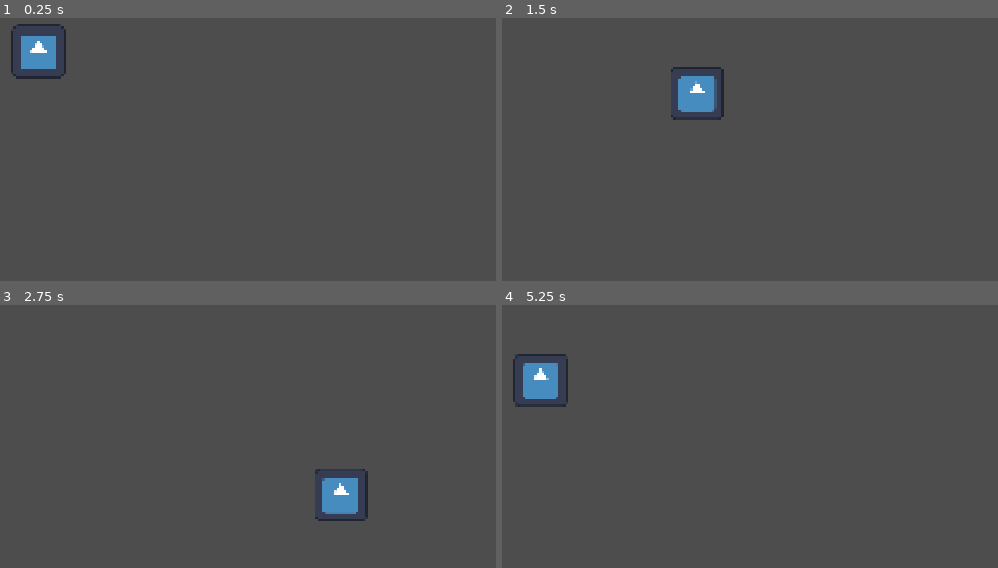
Above: before the commit, frames 1-4 (two rows, left to right).
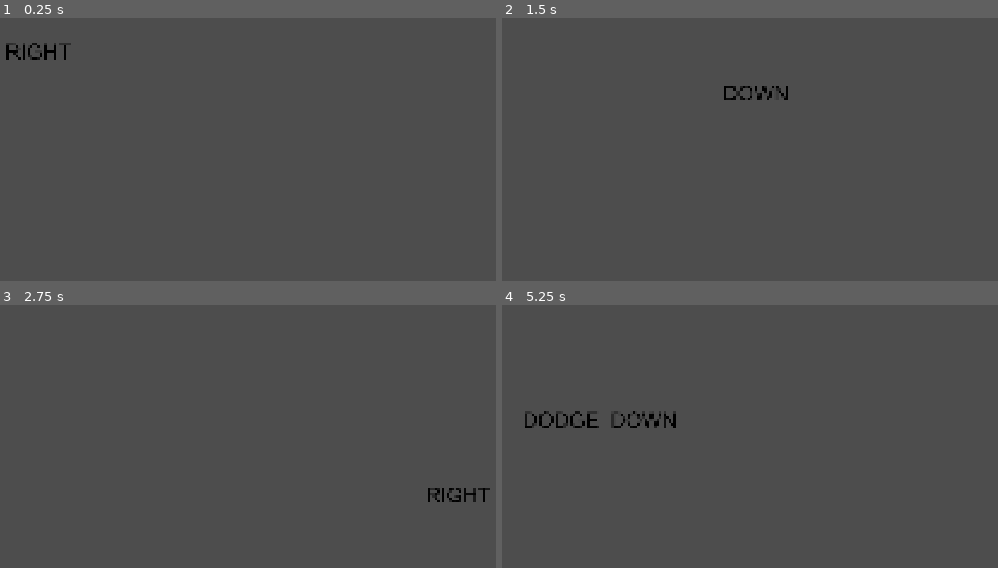
Above: after the commit, the same moments.

Repository: Kuran-002/Project-F
Game: Godot game, scene res://player.tscn
Same seed, same stepped clock (60 frames per second), same inputs: the game is played once before the commit and once after it. The project has no main scene, so this scene is started directly. The engine's default icon, where the game draws it, is replaced by a stand-in: a white triangle on a blue panel in a dark square.
Inputs:
- Up to frame 1 (0.25 s): no input
- Up to frame 2 (1.5 s): tap Enter at 0.5 s; hold D (move_right) 0.53-1.28 s; hold Space (dodge) 0.53-1.28 s; hold S (move_down) from 1.28 s (still down); tap Space (dodge) at 1.35 s
- Up to frame 3 (2.75 s): release S (move_down) at 2.03 s; hold D (move_right) from 2.03 s (still down); hold Space (dodge) from 2.03 s (still down)
- Up to frame 4 (5.25 s): release D (move_right) at 2.78 s; release Space (dodge) at 2.78 s; hold W (move_up) 2.78-3.53 s; tap Space (dodge) at 2.85, 4.35 s; hold Space (dodge) 3.53-4.28 s; hold A (move_left) 3.53-5.03 s; hold S (move_down) from 5.03 s (still down); hold Space (dodge) from 5.03 s (still down)

The runs differ from the first frame. In frame 1, 1.3% of the frame differs, in the area x 1-15%, y 2-24%; in frame 2, 1.6%; in frame 3, 1.5%; in frame 4, 2.0%, in the area x 2-36%, y 18-47%.

Commit message:
Implemented dodge movement and animations

Diff:
--- a/player.gd
+++ b/player.gd
@@ -1,12 +1,23 @@
 extends Area2D
 
-# Array of the names of the different direction animations
-const animations:Array = ["right", "up_right", "up", "up_left",
-						  "left", "down_left", "down", "down_right"]
+#		y	-1			0			1
+# x
+# -1    up_left			left		down_left
+# 0 	up				idle(right) down
+# 1     up_right 		right 		down_right
+const DIRECTIONS:Array[Array] = [
+["up_left", "left", "down_left"],
+["up", "right", "down"],
+["up_right", "right", "down_right"]]
 
-@export var move_speed:int = 500	# Move speed of player (px/s)
+const MOVE_SPEED:float = 500.0		# Move speed of player (px/s)
+const DODGE_MULT:float = 2 		# Speed mult by dodge
+
 var screen_size:Vector2				# Bounds for player movement
 var health:int = 100				# Player health
+var can_dodge:bool = true 			# Whether player can dodge
+var is_dodging:bool = false 		# Whether the player is dodging
+var velocity:Vector2 = Vector2.ZERO # Velocity vector of player
 
 # Places the player at a given starting position
 # pos -> starting position given as vector
@@ -15,36 +26,52 @@
 	show()
 	$CollisionShape2D.disabled = false
 
+# Keeps the player dodging for a certain amount of time
+func _on_dodge_timer_timeout() -> void:
+	is_dodging = false
+	$CollisionShape2D.disabled = false
+	$DodgeInterval.start()
+
+# Resets can_dodge flag once interval has ended
+func _on_dodge_interval_timeout() -> void:
+	can_dodge = true
+
 func _ready() -> void:
 	screen_size = get_viewport_rect().size
 	start(Vector2(400, 400)) # TODO: REMOVE THIS
 
 func _process(delta: float) -> void:
-	# Movement Controls
-	# setting velocity vector
-	var velocity:Vector2 = Vector2.ZERO
-	if Input.is_action_pressed("move_up"):
-		velocity.y -= 1
-	if Input.is_action_pressed("move_down"):
-		velocity.y += 1
-	if Input.is_action_pressed("move_left"):
-		velocity.x -= 1
-	if Input.is_action_pressed("move_right"):
-		velocity.x += 1
+	# setting velocity vector (only if not dodging)
+	if (!is_dodging):
+		velocity = Vector2.ZERO
+		if Input.is_action_pressed("move_up"):
+			velocity.y -= 1
+		if Input.is_action_pressed("move_down"):
+			velocity.y += 1
+		if Input.is_action_pressed("move_left"):
+			velocity.x -= 1
+		if Input.is_action_pressed("move_right"):
+			velocity.x += 1
+		# Adjust sprite based on direction moving
+		$AnimatedSprite2D.animation = DIRECTIONS[velocity.x + 1][velocity.y + 1]
 
 	# normalize and adjust velocity
 	if (velocity.length() > 0):
-		velocity = velocity.normalized() * move_speed
+		velocity = velocity.normalized() * MOVE_SPEED
 		$AnimatedSprite2D.play()
 	else:
 		$AnimatedSprite2D.stop()
 
-	# Adjust sprite based on direction moving
-	$AnimatedSprite2D.animation = animations[0]
-	for i in range(1, 7):
-		if (velocity.angle() == i * PI / 4):
-			$AnimatedSprite2D.animation = animations[i]
-			break
+	# Dodges for a certain amount of time if able to
+	if Input.is_action_pressed("dodge"):
+		if (can_dodge):
+			$DodgeTimer.start()
+			is_dodging = true
+			can_dodge = false
+			$CollisionShape2D.disabled = true
+			$AnimatedSprite2D.animation = "dodge_" + $AnimatedSprite2D.animation
+	if(is_dodging):
+		velocity *= DODGE_MULT
 
 	# check player bounds
 	position += velocity * delta
--- a/player.tscn
+++ b/player.tscn
@@ -1,13 +1,92 @@
 [gd_scene format=3 uid="uid://chbcbiqrmd0bp"]
 
 [ext_resource type="Script" uid="uid://3o8567f7bjm" path="res://player.gd" id="1_4flbx"]
-[ext_resource type="Texture2D" uid="uid://bnrebl6k3n86j" path="res://icon.svg" id="2_onrkg"]
+[ext_resource type="Texture2D" uid="uid://duvq2wvdrau4t" path="res://placeholders/dodge_down.svg" id="2_sweqy"]
+[ext_resource type="Texture2D" uid="uid://6o2fjx3i5bpb" path="res://placeholders/dodge_down_left.svg" id="3_2hs0m"]
+[ext_resource type="Texture2D" uid="uid://i2gikfmugfld" path="res://placeholders/dodge_down_right.svg" id="4_1jxqw"]
+[ext_resource type="Texture2D" uid="uid://dhqnotqta51ps" path="res://placeholders/dodge_left.svg" id="5_op7ga"]
+[ext_resource type="Texture2D" uid="uid://qrjgn6bk2dmr" path="res://placeholders/dodge_right.svg" id="6_q13i1"]
+[ext_resource type="Texture2D" uid="uid://ctqhcfuf65lm8" path="res://placeholders/dodge_up.svg" id="7_pylmc"]
+[ext_resource type="Texture2D" uid="uid://dq57nhmlqk2ie" path="res://placeholders/dodge_up_left.svg" id="8_pbfsw"]
+[ext_resource type="Texture2D" uid="uid://p4ynkvo0jfb7" path="res://placeholders/dodge_up_right.svg" id="9_5tmop"]
+[ext_resource type="Texture2D" uid="uid://bmu0gwxhuqwr5" path="res://placeholders/down.svg" id="10_7ahtn"]
+[ext_resource type="Texture2D" uid="uid://bh2trjlmbp3gf" path="res://placeholders/down_left.svg" id="11_7lmhl"]
+[ext_resource type="Texture2D" uid="uid://bfbgqloqhjqa8" path="res://placeholders/down_right.svg" id="12_dx0e4"]
+[ext_resource type="Texture2D" uid="uid://cf6c4wsy6tah7" path="res://placeholders/left.svg" id="13_jm5j8"]
+[ext_resource type="Texture2D" uid="uid://thkupdjhor38" path="res://placeholders/right.svg" id="14_7hik5"]
+[ext_resource type="Texture2D" uid="uid://b6im3xmy734m0" path="res://placeholders/up.svg" id="15_qtqh7"]
+[ext_resource type="Texture2D" uid="uid://c0gk8si5xbmv" path="res://placeholders/up_left.svg" id="16_2wuci"]
+[ext_resource type="Texture2D" uid="uid://mqwpdrjlwr5" path="res://placeholders/up_right.svg" id="17_iruf7"]
 
 [sub_resource type="SpriteFrames" id="SpriteFrames_4flbx"]
 animations = [{
 "frames": [{
 "duration": 1.0,
-"texture": ExtResource("2_onrkg")
+"texture": ExtResource("2_sweqy")
+}],
+"loop": 1,
+"name": &"dodge_down",
+"speed": 5.0
+}, {
+"frames": [{
+"duration": 1.0,
+"texture": ExtResource("3_2hs0m")
+}],
+"loop": 1,
+"name": &"dodge_down_left",
+"speed": 5.0
+}, {
+"frames": [{
+"duration": 1.0,
+"texture": ExtResource("4_1jxqw")
+}],
+"loop": 1,
+"name": &"dodge_down_right",
+"speed": 5.0
+}, {
+"frames": [{
+"duration": 1.0,
+"texture": ExtResource("5_op7ga")
+}],
+"loop": 1,
+"name": &"dodge_left",
+"speed": 5.0
+}, {
+"frames": [{
+"duration": 1.0,
+"texture": ExtResource("6_q13i1")
+}],
+"loop": 1,
+"name": &"dodge_right",
+"speed": 5.0
+}, {
+"frames": [{
+"duration": 1.0,
+"texture": ExtResource("7_pylmc")
+}],
+"loop": 1,
+"name": &"dodge_up",
+"speed": 5.0
+}, {
+"frames": [{
+"duration": 1.0,
+"texture": ExtResource("8_pbfsw")
+}],
+"loop": 1,
+"name": &"dodge_up_left",
+"speed": 5.0
+}, {
+"frames": [{
+"duration": 1.0,
+"texture": ExtResource("9_5tmop")
+}],
+"loop": 1,
+"name": &"dodge_up_right",
+"speed": 5.0
+}, {
+"frames": [{
+"duration": 1.0,
+"texture": ExtResource("10_7ahtn")
 }],
 "loop": 1,
 "name": &"down",
@@ -15,7 +94,7 @@
 }, {
 "frames": [{
 "duration": 1.0,
-"texture": ExtResource("2_onrkg")
+"texture": ExtResource("11_7lmhl")
 }],
 "loop": 1,
 "name": &"down_left",
@@ -23,7 +102,7 @@
 }, {
 "frames": [{
 "duration": 1.0,
-"texture": ExtResource("2_onrkg")
+"texture": ExtResource("12_dx0e4")
 }],
 "loop": 1,
 "name": &"down_right",
@@ -31,7 +110,7 @@
 }, {
 "frames": [{
 "duration": 1.0,
-"texture": ExtResource("2_onrkg")
+"texture": ExtResource("13_jm5j8")
 }],
 "loop": 1,
 "name": &"left",
@@ -39,7 +118,7 @@
 }, {
 "frames": [{
 "duration": 1.0,
-"texture": ExtResource("2_onrkg")
+"texture": ExtResource("14_7hik5")
 }],
 "loop": 1,
 "name": &"right",
@@ -47,7 +126,7 @@
 }, {
 "frames": [{
 "duration": 1.0,
-"texture": ExtResource("2_onrkg")
+"texture": ExtResource("15_qtqh7")
 }],
 "loop": 1,
 "name": &"up",
@@ -55,7 +134,7 @@
 }, {
 "frames": [{
 "duration": 1.0,
-"texture": ExtResource("2_onrkg")
+"texture": ExtResource("16_2wuci")
 }],
 "loop": 1,
 "name": &"up_left",
@@ -63,7 +142,7 @@
 }, {
 "frames": [{
 "duration": 1.0,
-"texture": ExtResource("2_onrkg")
+"texture": ExtResource("17_iruf7")
 }],
 "loop": 1,
 "name": &"up_right",
@@ -78,7 +157,17 @@
 
 [node name="AnimatedSprite2D" type="AnimatedSprite2D" parent="." unique_id=498769465]
 sprite_frames = SubResource("SpriteFrames_4flbx")
-animation = &"down"
+animation = &"up_right"
 
 [node name="CollisionShape2D" type="CollisionShape2D" parent="." unique_id=1897978928]
 shape = SubResource("CapsuleShape2D_onrkg")
+
+[node name="DodgeTimer" type="Timer" parent="." unique_id=742777769]
+wait_time = 0.25
+one_shot = true
+
+[node name="DodgeInterval" type="Timer" parent="." unique_id=291659747]
+one_shot = true
+
+[connection signal="timeout" from="DodgeTimer" to="." method="_on_dodge_timer_timeout"]
+[connection signal="timeout" from="DodgeInterval" to="." method="_on_dodge_interval_timeout"]
